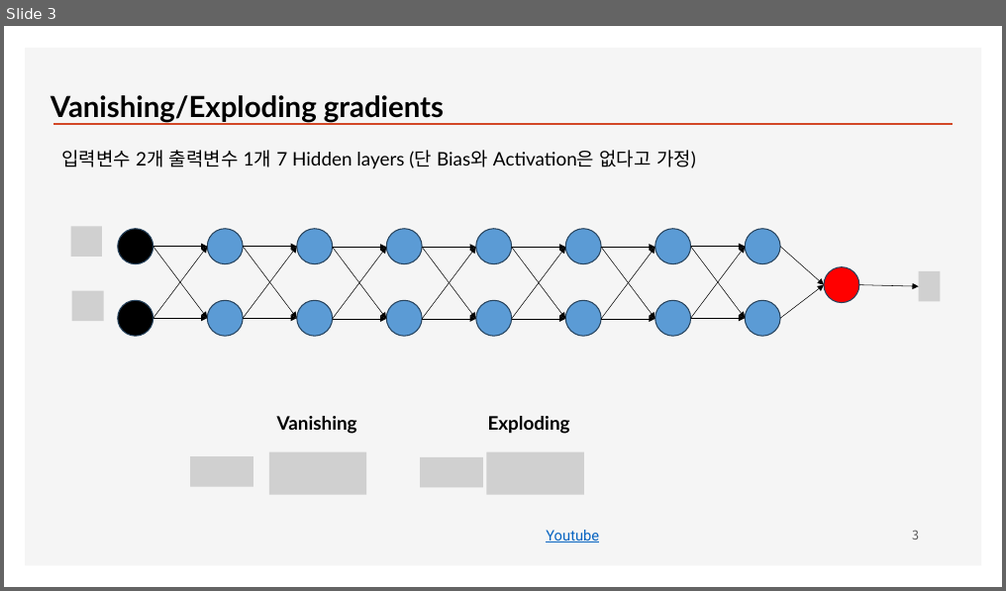
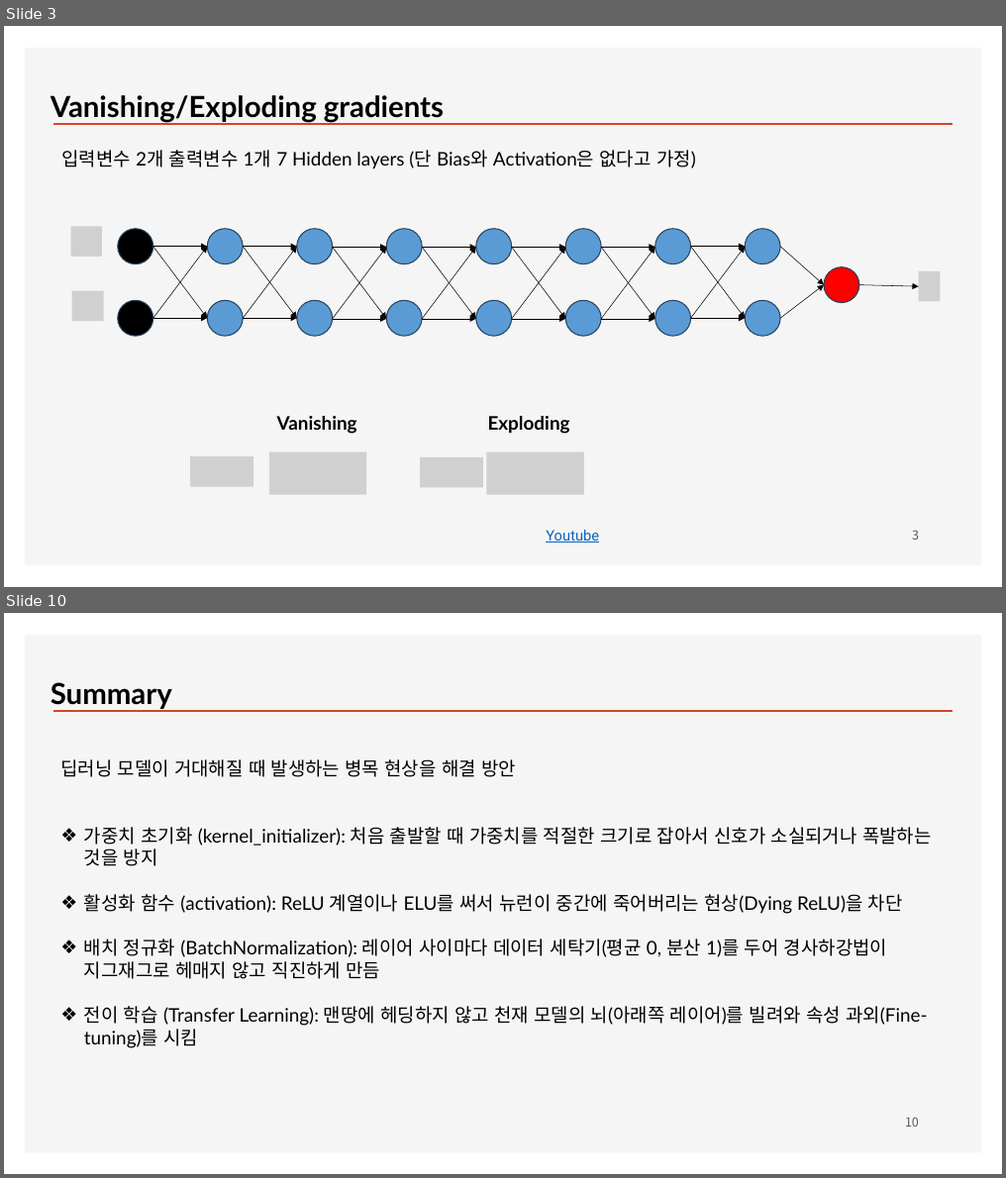
Before and after one commit to ancestor9/2026_Fall_Deep-Learning-with-Python, a slide deck: ML/Chapter11_Training Deep Neural Networks.pptx. Shown one above the other, each under a label of ours: slide 3 before the commit, slides 3 and 10 after it; the slides between them are not shown. The pictures are 1006x591 and 1006x1178 pixels, drawn with LibreOffice and Linux fonts; fonts in the diff are those of the drawing; grey boxes stand for pictures; background and template pictures are left out. Boxes give left, top, right and bottom in pixels: in the first picture for what was removed or moved away, otherwise in the second. Text is boxed around its words. In the diff, an @@ line names an element or a change of style, - is before the commit and + after.

```diff
--- a/ML/Chapter11_Training Deep Neural Networks.pptx
+++ b/ML/Chapter11_Training Deep Neural Networks.pptx
@@ slide 10 added at [4, 613, 1002, 1174], background #FFFFFF; not listed: 2 template elements that a slide beside it also shows @@
@@ text added at [51, 682, 172, 709], 28 pt, text #000000, bold @@
+Summary
@@ text added at [60, 760, 932, 1049], 18 pt, text #000000 @@
+딥러닝 모델이 거대해질 때 발생하는 병목 현상을 해결 방안
+❖ 가중치 초기화 (kernel_initializer): 처음 출발할 때 가중치를 적절한 크기로 잡아서 신호가 소실되거나 폭발하는 것을 방지
+❖ 활성화 함수 (activation): ReLU 계열이나 ELU를 써서 뉴런이 중간에 죽어버리는 현상(Dying ReLU)을 차단
+❖ 배치 정규화 (BatchNormalization): 레이어 사이마다 데이터 세탁기(평균 0, 분산 1)를 두어 경사하강법이 지그재그로 헤매지 않고 직진하게 만듬
+❖ 전이 학습 (Transfer Learning): 맨땅에 헤딩하지 않고 천재 모델의 뇌(아래쪽 레이어)를 빌려와 속성 과외(Fine-tuning)를 시킴
@@ page number added at [905, 1117, 919, 1127], 12 pt, text #595959 @@
+10
```
Also in this commit, not shown: 7 other slides added.
